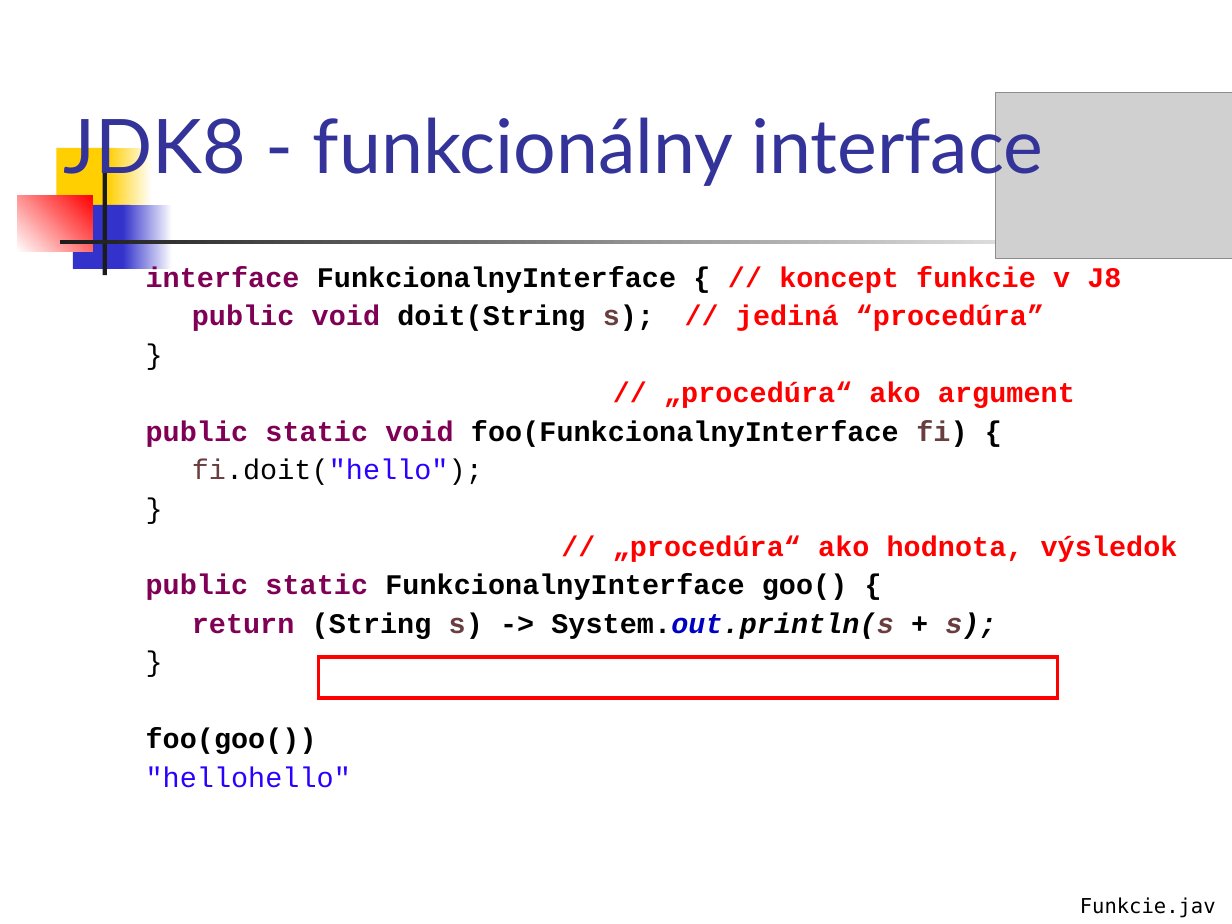
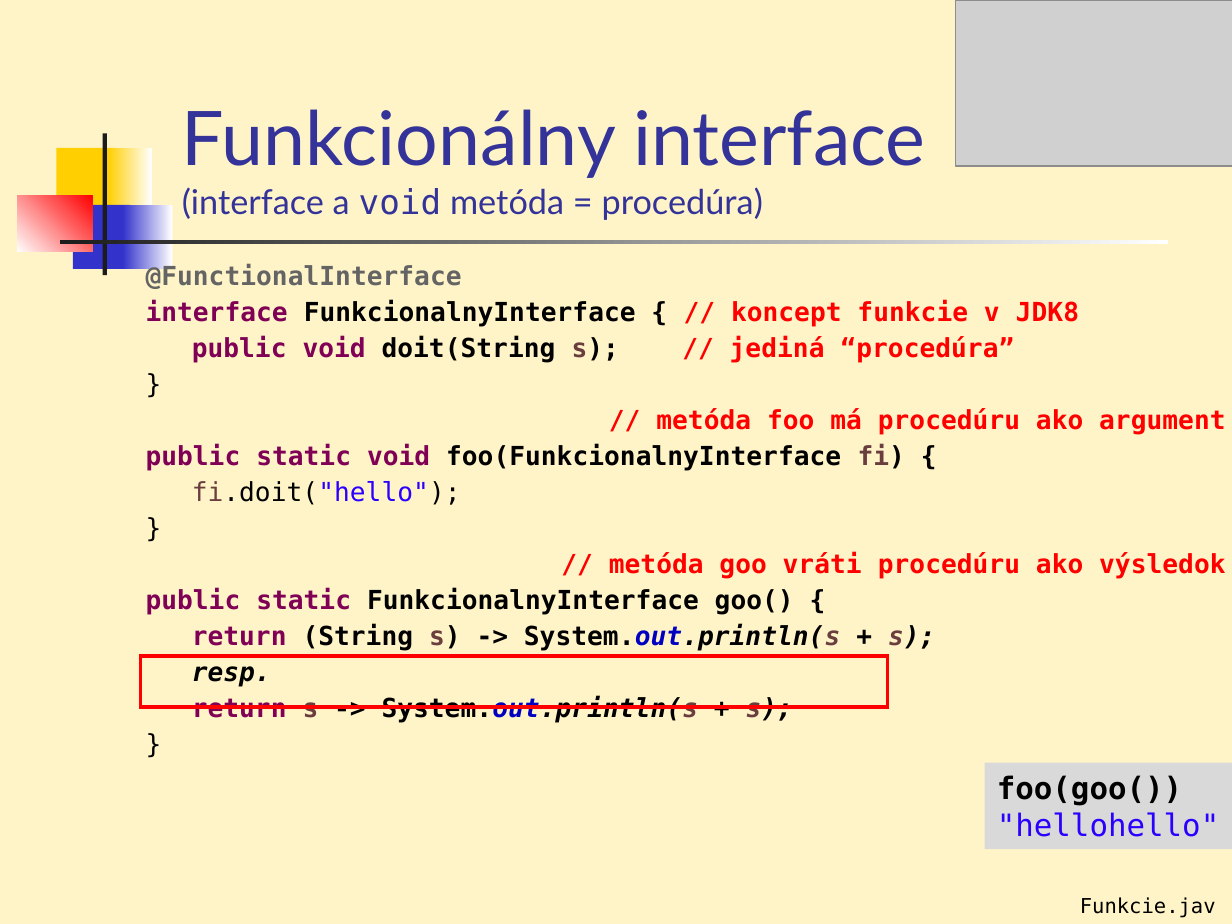
Before and after one commit to Programovanie4/Prednasky, a slide deck: slide 7 of 06Lambda/06_javaStream.ppt (slide 6 before the commit). Drawn at 1232x924 pixels with LibreOffice and Linux fonts; fonts in the diff are those of the drawing; grey boxes stand for pictures. Boxes give left, top, right and bottom in pixels: in the first picture for what was removed or moved away, otherwise in the second. Text is boxed around its words. In the diff, an @@ line names an element or a change of style, - is before the commit and + after.

```diff
--- a/06Lambda/06_javaStream.ppt
+++ b/06Lambda/06_javaStream.ppt
@@ background #FFFFFF to #FFF4C8 @@
@@ picture: place and size @@
-picture at [995, 92, 1232, 259]
+picture at [956, 0, 1232, 166]
@@ title at [182, 109, 925, 220]: text changed; size 44 to 20 pt @@
-JDK8 - funkcionálny interface
+Funkcionálny interface
+(interface a void metóda = procedúra)
@@ text at [146, 264, 1080, 326]: text changed; size 16.6 to 15.3 pt; font Courier New to DejaVu Sans Mono @@
-interface FunkcionalnyInterface { // koncept funkcie v J8
+@FunctionalInterface
+interface FunkcionalnyInterface { // koncept funkcie v JDK8
@@ text at [146, 336, 1014, 650]: size 16.6 to 15.3 pt, font Courier New to DejaVu Sans Mono in "public void doit(String s); // jediná “procedúra”", "}", "public static void foo(FunkcionalnyInterface fi) {", "fi.doit("hello");" and 4 more places @@
@@ text at [656, 408, 1225, 434]: text changed; size 16.6 to 15.3 pt; font Courier New to DejaVu Sans Mono @@
-// „procedúra“ ako argument
+// metóda foo má procedúru ako argument
@@ text at [609, 552, 1225, 578]: text changed; size 16.6 to 15.3 pt; font Courier New to DejaVu Sans Mono @@
-// „procedúra“ ako hodnota, výsledok
+// metóda goo vráti procedúru ako výsledok
@@ rectangle: place and size @@
-rectangle at [318, 657, 1057, 697]
+rectangle at [140, 655, 887, 706]
@@ text at [192, 666, 793, 722]: paragraphs added @@
+resp.
+return s -> System.out.println(s + s);
@@ text at [146, 728, 351, 788]: paragraphs removed @@
-foo(goo())
-"hellohello"
@@ rectangle added at [984, 763, 1232, 849], fill #D9D9D9, 18 pt, text #2A00FF @@
+foo(goo())
+"hellohello"
```
Also in this commit, not shown: 29 other slides changed, 5 slides added, 4 slides removed, 1 other file.
